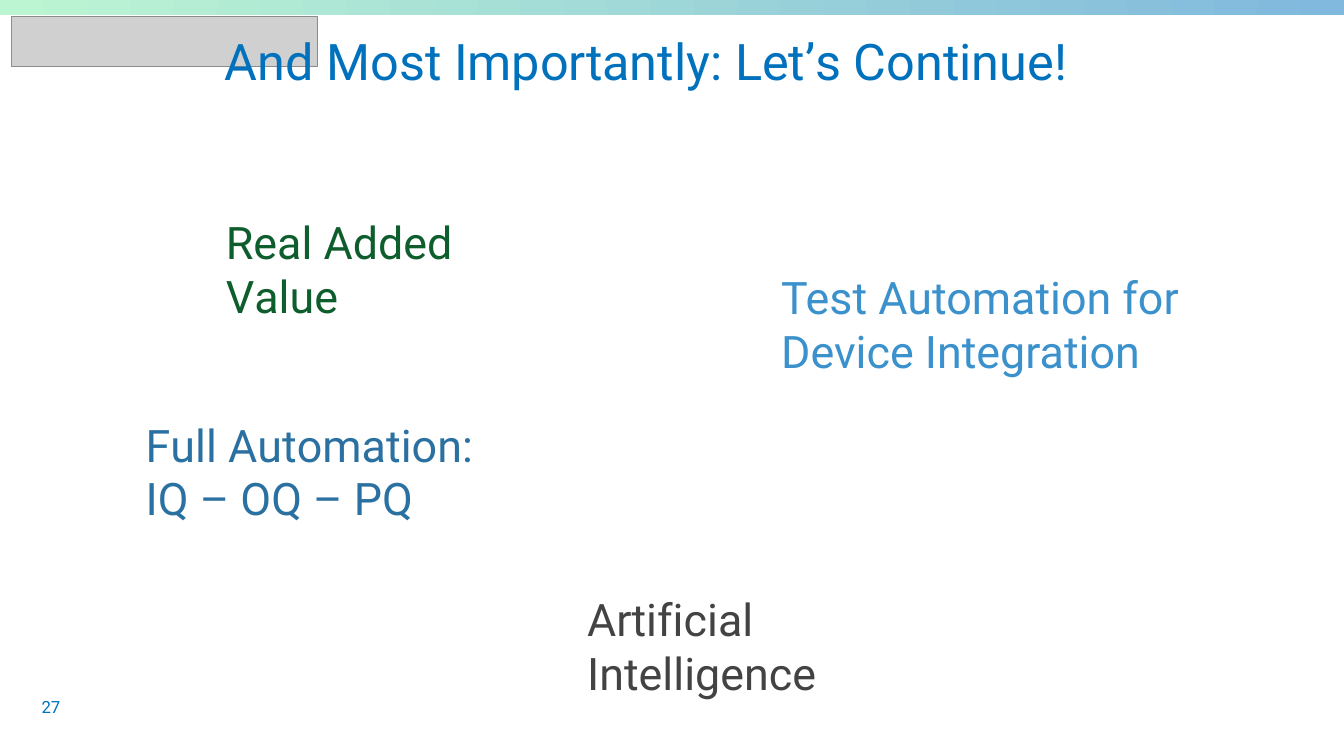
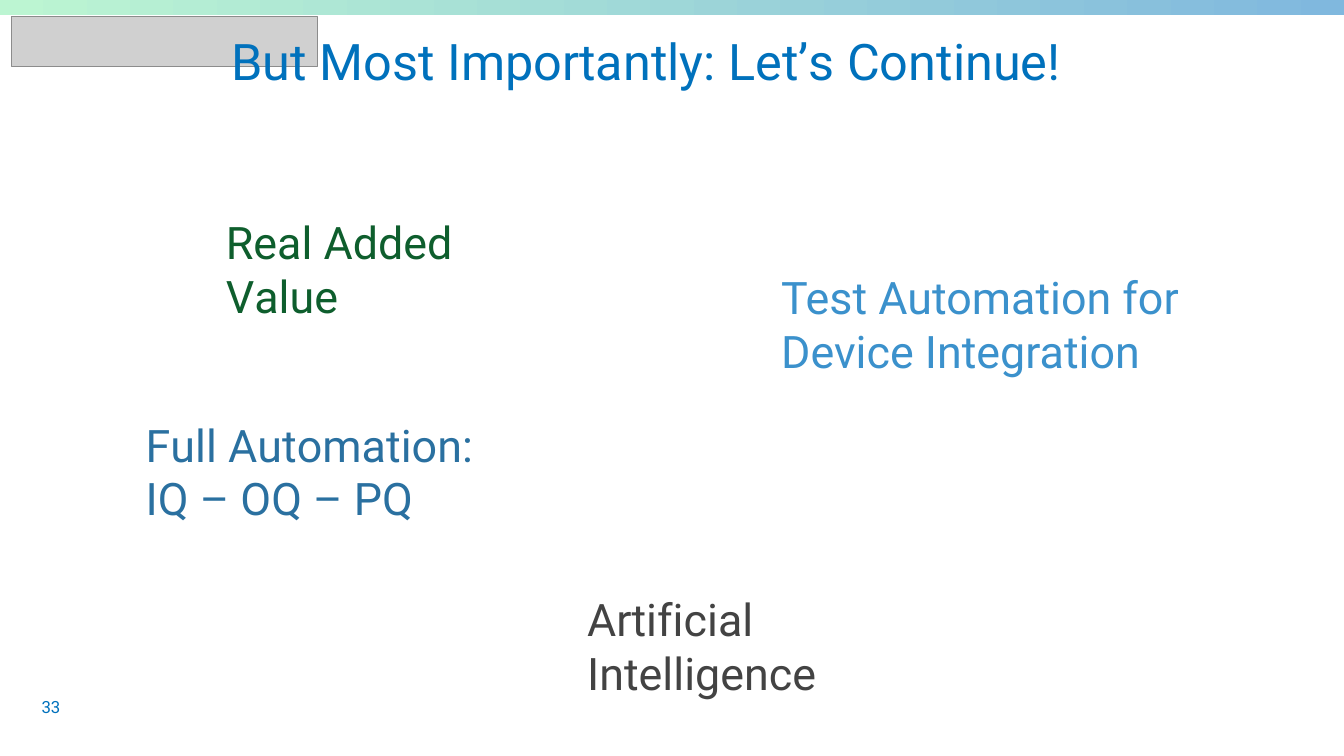
Before and after one commit to sableu/BDD4OQ, a slide deck: slide 33 of thesis/Presentation/FinalPresentation.pptx (slide 27 before the commit). Drawn at 1344x756 pixels with LibreOffice and Linux fonts; fonts in the diff are those of the drawing; grey boxes stand for pictures; background and template pictures are left out. Boxes give left, top, right and bottom in pixels: in the first picture for what was removed or moved away, otherwise in the second. Text is boxed around its words. In the diff, an @@ line names an element or a change of style, - is before the commit and + after.

```diff
--- a/thesis/Presentation/FinalPresentation.pptx
+++ b/thesis/Presentation/FinalPresentation.pptx
@@ title at box(231, 42, 1060, 92): text changed @@
-And Most Importantly: Let’s Continue!
+But Most Importantly: Let’s Continue!
@@ page number at box(42, 701, 61, 713): text changed @@
-27
+33
```
Also in this commit, not shown: 2 other slides changed, 6 slides added.
